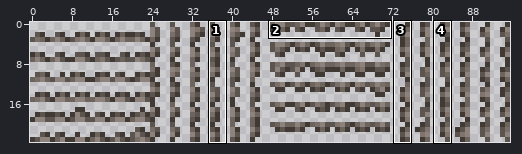
A sprite sheet gets an edit: assets/blocks/textures/stone_foliage.png. Above: a wide view before the commit, with the close-up outlined.
Close-up. Earlier state:
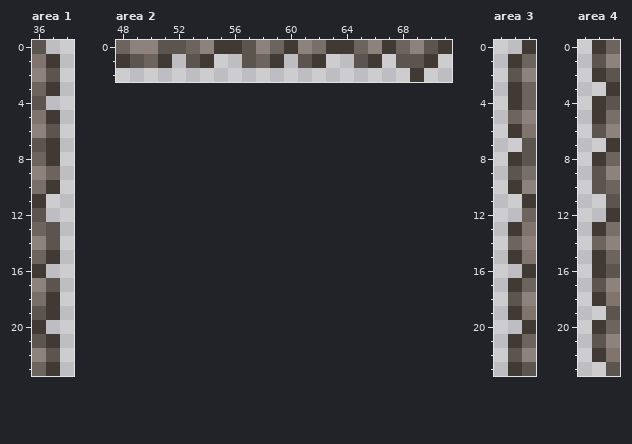
The file is 96x24 pixels. Colours within 5 levels of each other are drawn and written as one. Shown: area 1: x 36..38, y 0..23; area 2: x 48..71, y 0..2; area 3: x 73..75, y 0..23; area 4: x 81..83, y 0..23. The commit also changed other parts of the picture, which this record leaves out.
Once edited:
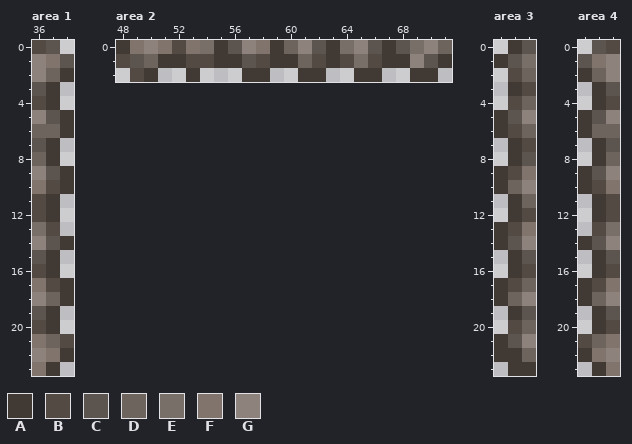
Palette (. is transparent): A #403934  B #524a43  C #5c544e  D #6d645d  E #786f69  F #80746d  G #8d837c
The edit:
Changed rows in their new state; - is an unchanged pixel.
Area 1:
first column x 36:
 0 BC-
 1 GFC
 2 -DA
 3 C--
 4 BA-
 5 GCA
 6 DDA
 9 -CA
10 FBA
11 BA-
12 BA-
13 EB-
14 --A
15 C--
16 BA-
17 FBA
18 GDA
20 BA-
21 FDB
22 -FA
23 F--
Area 2:
first column x 48:
0 AF-FBFE-CGFAD-C-EGC-CEGD
1 B---ABBAA-B-ADBABEBAAGCA
2 -BA--A---AA--AA--AA---A-
Area 3:
first column x 73:
 0 -AC
 1 ACE
 2 -BD
 3 --B
 4 -B-
 5 AC-
 6 ABD
 7 -AB
 9 ABF
10 AD-
11 -AD
12 -AB
13 AB-
14 AC-
15 --C
16 -AB
17 AB-
18 AD-
19 --C
20 -BD
21 ACG
22 AAD
23 --A
Area 4:
first column x 81:
 0 -CB
 1 CF-
 2 ADG
 3 -AC
 4 --B
 5 ACG
 6 ADD
 7 -AC
 9 A--
10 ABF
11 -AB
12 -AB
13 -B-
14 AC-
15 --C
16 --B
17 ABF
18 ADG
19 -A-
20 --B
21 BDF
22 AFG
23 -AF
